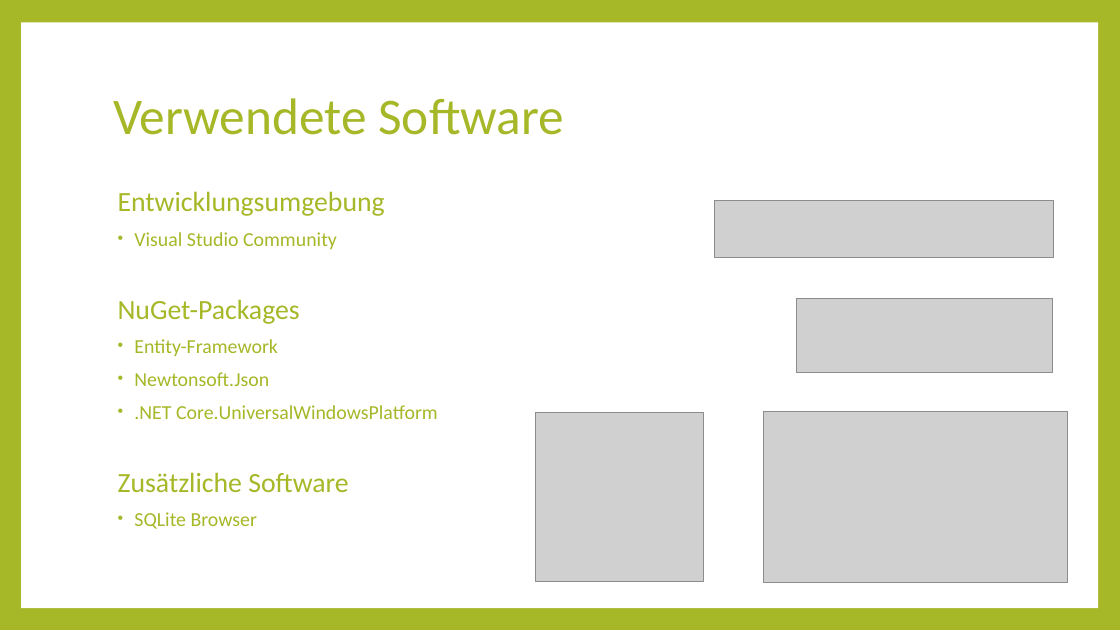
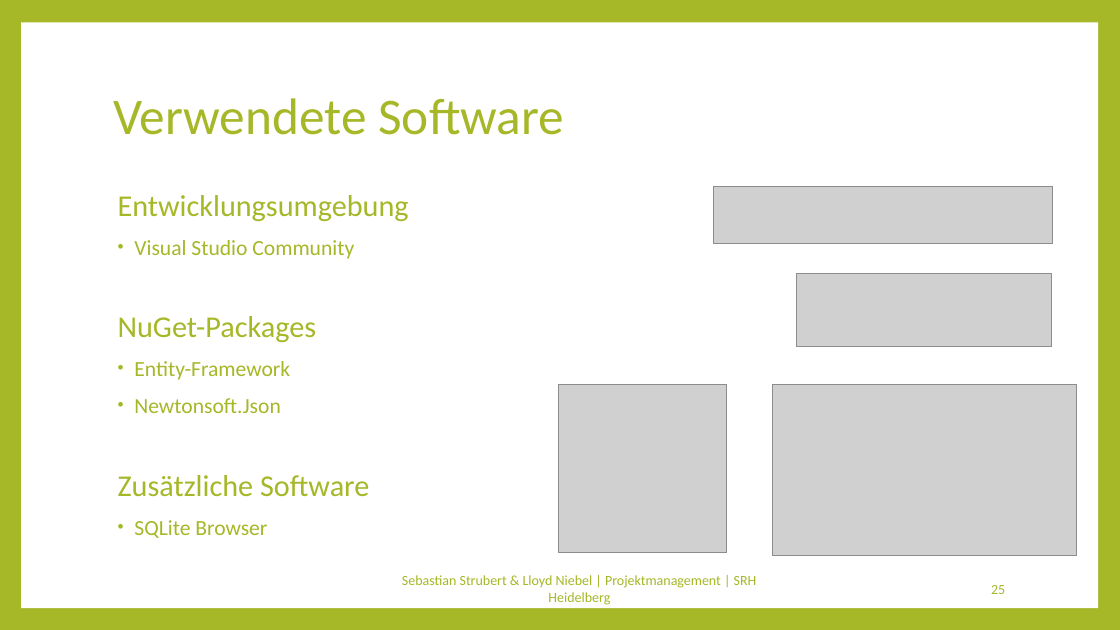
Before and after one commit to Kulu-M/KanBan-App, a slide deck: slide 25 of KanBan-App/Documents/Abschlusspräsentation/Projektmanagement.pptx. Drawn at 1120x630 pixels with LibreOffice and Linux fonts; fonts in the diff are those of the drawing; grey boxes stand for pictures. Boxes give left, top, right and bottom in pixels: in the first picture for what was removed or moved away, otherwise in the second. Text is boxed around its words. In the diff, an @@ line names an element or a change of style, - is before the commit and + after.

```diff
--- a/KanBan-App/Documents/Abschlusspräsentation/Projektmanagement.pptx
+++ b/KanBan-App/Documents/Abschlusspräsentation/Projektmanagement.pptx
@@ text "Entwicklungsumgebung" at <box>118,195,409,538</box>: size 23.8 to 25.9 pt in "Entwicklungsumgebung", "NuGet-Packages", "Zusätzliche Software"; size 17 to 18.5 pt in "Visual Studio Community", "Entity-Framework", "Newtonsoft.Json", "SQLite Browser"; line spacing 0.7 to 0.8 @@
@@ picture: place and size @@
-picture at <box>715,201,1054,258</box>
+picture at <box>713,187,1052,244</box>
@@ picture: place and size @@
-picture at <box>797,298,1052,372</box>
+picture at <box>797,273,1052,347</box>
@@ picture: place and size @@
-picture at <box>536,413,704,581</box>
+picture at <box>559,385,727,553</box>
@@ picture: place and size @@
-picture at <box>763,412,1067,583</box>
+picture at <box>772,385,1076,556</box>
@@ text at <box>134,405,438,419</box>: paragraph removed @@
-• .NET Core.UniversalWindowsPlatform
@@ text added at <box>402,575,757,605</box>, 12 pt, text #A6B727 @@
+Sebastian Strubert & Lloyd Niebel | Projektmanagement | SRH Heidelberg
@@ page number added at <box>991,585,1005,594</box>, 12 pt, text #A6B727 @@
+25
```
Also in this commit, not shown: 20 other slides changed, 14 slides added, 7 slides removed.
